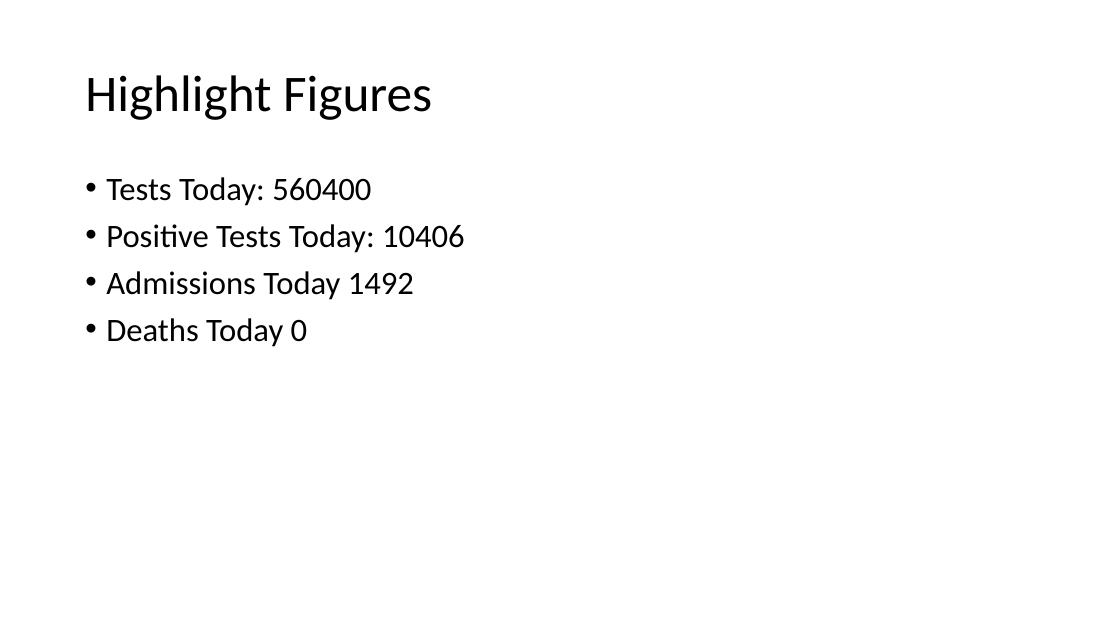
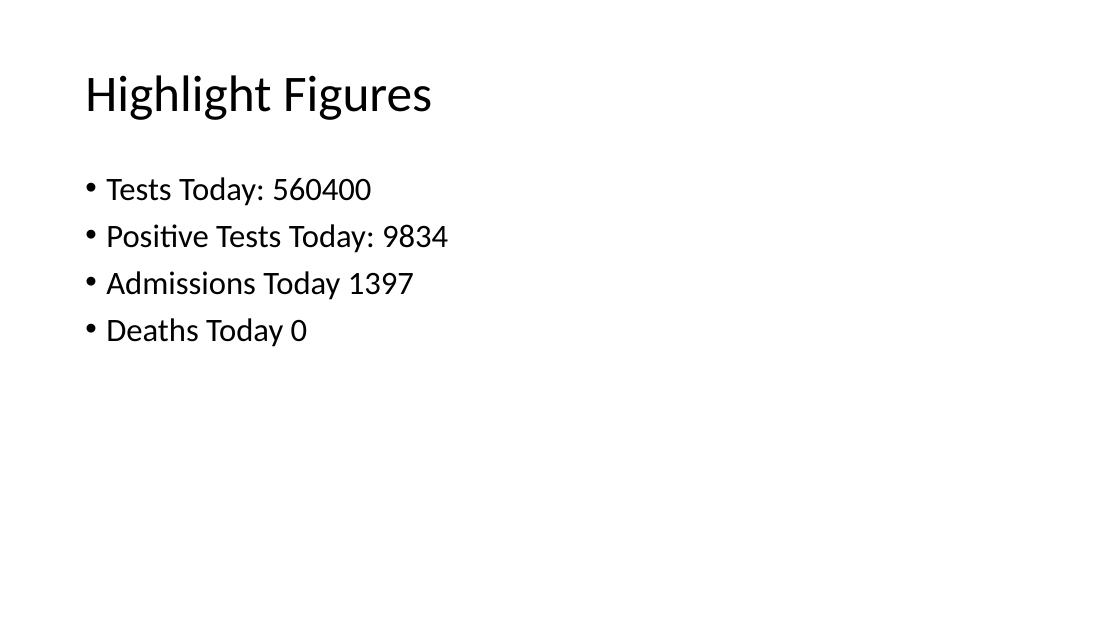
Before and after one commit to evolvedlight/uk_covid_slides, a slide deck: slide 2 of CovidData.pptx. Drawn at 1120x630 pixels with LibreOffice and Linux fonts; fonts in the diff are those of the drawing. Boxes give left, top, right and bottom in pixels: in the first picture for what was removed or moved away, otherwise in the second. Text is boxed around its words. In the diff, an @@ line names an element or a change of style, - is before the commit and + after.

Commit message:
Add updated figures

```diff
--- a/CovidData.pptx
+++ b/CovidData.pptx
@@ text at (x1=106, y1=224, x2=448, y2=300): text changed @@
-• Positive Tests Today: 10406
-• Admissions Today 1492
+• Positive Tests Today: 9834
+• Admissions Today 1397
```
